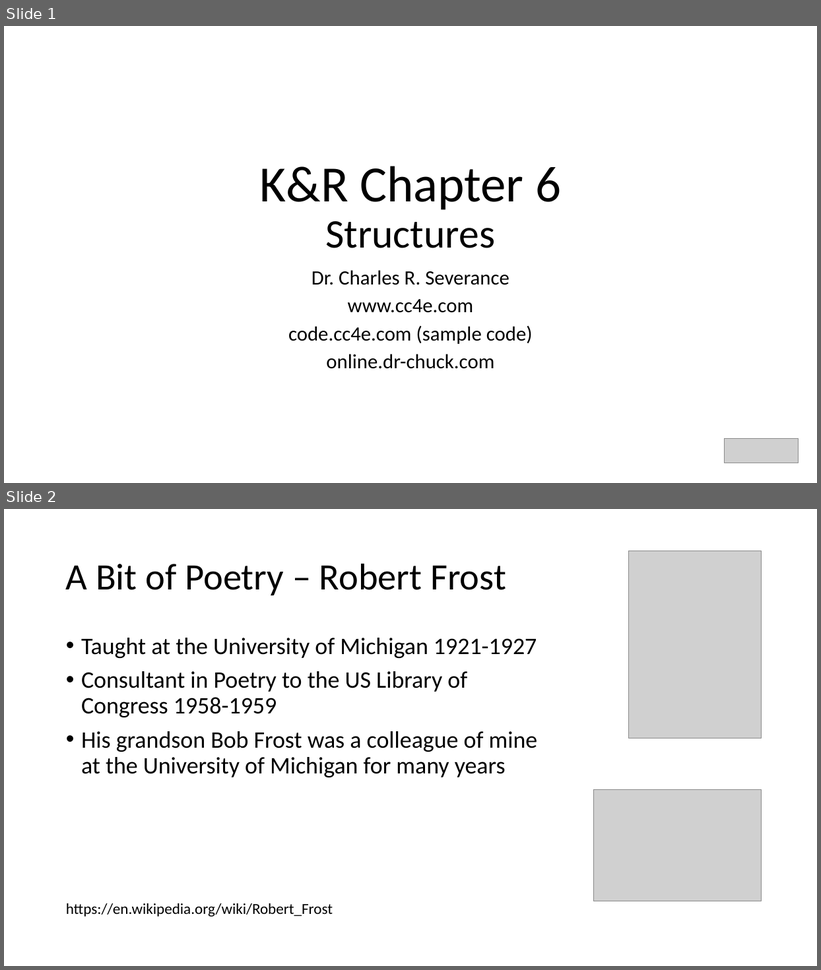
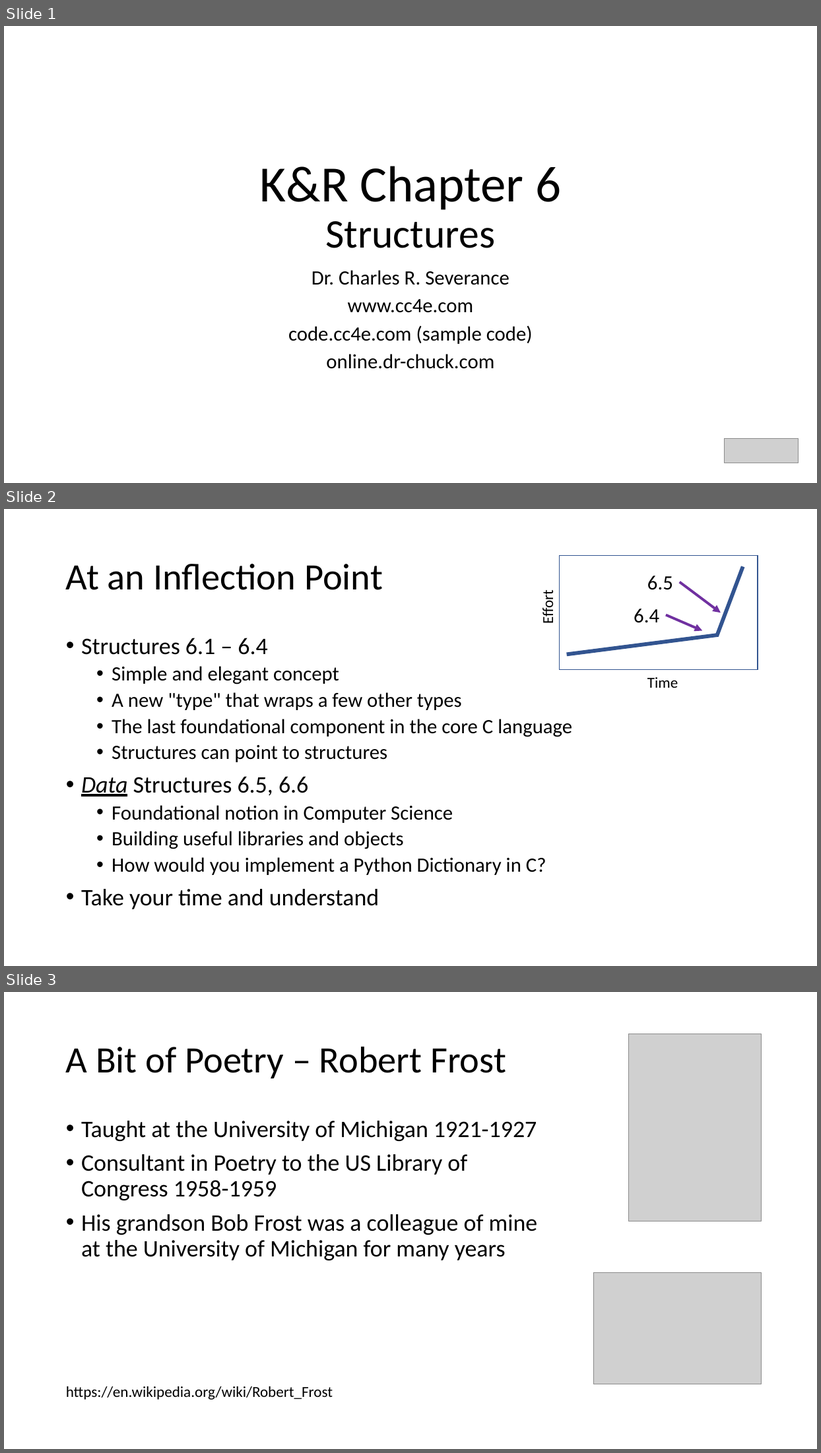
Before and after one commit to csev/cc4e, a slide deck: lectures/KR-6.pptx. Shown one above the other, each under a label of ours: slides 1 and 2 before the commit, slides 1, 2 and 3 after it. The pictures are 821x970 and 821x1453 pixels, drawn with LibreOffice and Linux fonts; fonts in the diff are those of the drawing; grey boxes stand for pictures. Boxes give left, top, right and bottom in pixels: in the first picture for what was removed or moved away, otherwise in the second. Text is boxed around its words. In the diff, an @@ line names an element or a change of style, - is before the commit and + after.

Commit message:
Updates for re-record

```diff
--- a/lectures/KR-6.pptx
+++ b/lectures/KR-6.pptx
@@ slide 2 added at <box>4,509,817,966</box>, background #FFFFFF @@
@@ title added at <box>66,564,383,590</box>, 44 pt, text #000000 @@
+At an Inflection Point
@@ rectangle added at <box>560,556,758,670</box>, outline #325491 1 pt @@
@@ freeform shape added at <box>567,567,743,655</box>, outline #325491 4.5 pt @@
@@ text added at <box>648,576,673,590</box>, 24 pt, text #000000 @@
+6.5
@@ arrow added from (680, 582) to (721, 613), #7030A0 3 pt @@
@@ text added at <box>539,593,557,623</box>, 18 pt, text #000000 @@
+Effort
@@ text added at <box>634,609,659,623</box>, 24 pt, text #000000 @@
+6.4
@@ arrow added from (666, 615) to (702, 631), #7030A0 3 pt @@
@@ text added at <box>81,638,572,910</box>, 24 pt, text #000000 @@
+• Structures 6.1 – 6.4
+  • Simple and elegant concept
+  • A new "type" that wraps a few other types
+  • The last foundational component in the core C language
+  • Structures can point to structures
+• Data Structures 6.5, 6.6
+  • Foundational notion in Computer Science
+  • Building useful libraries and objects
+  • How would you implement a Python Dictionary in C?
+• Take your time and understand
@@ text added at <box>648,677,678,688</box>, 18 pt, text #000000 @@
+Time
@@ what was slide 2 is now slide 3 @@
```
